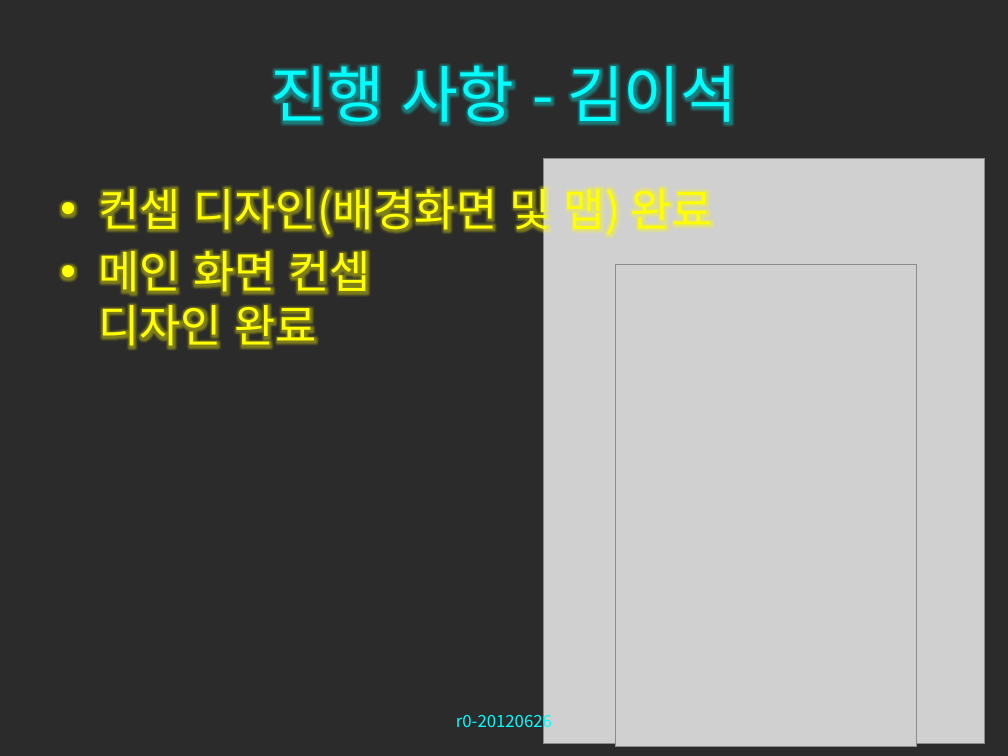
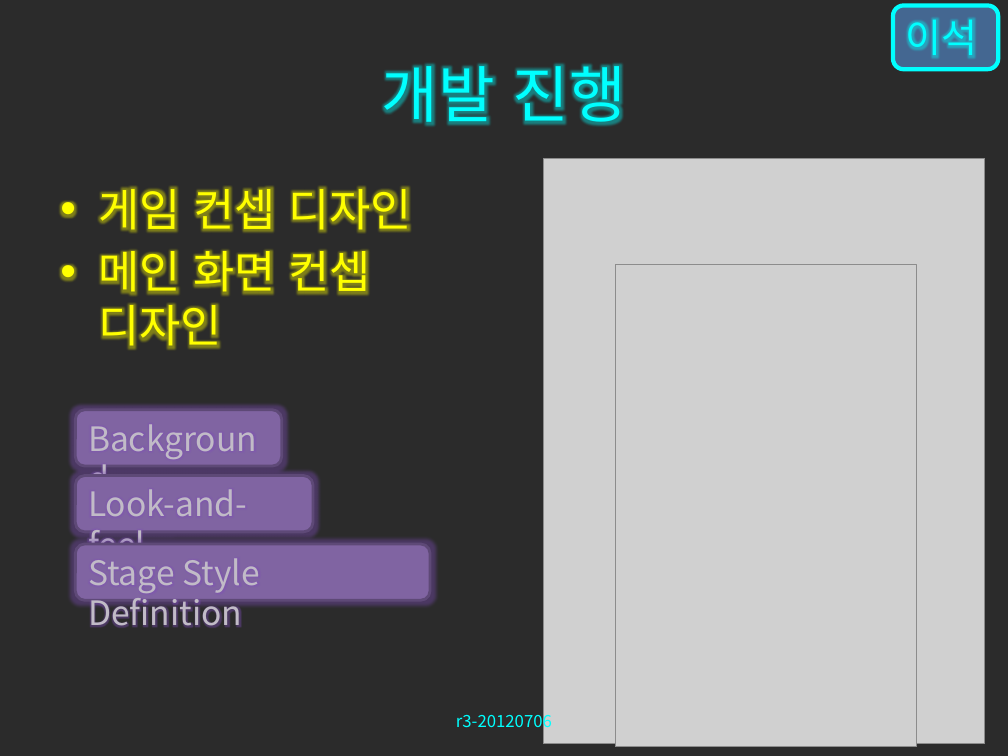
Before and after one commit to zwycid/dimension-drive-downside, a slide deck: slide 12 of presentation/중간발표.pptx. Drawn at 1008x756 pixels with LibreOffice and Linux fonts; fonts in the diff are those of the drawing; grey boxes stand for pictures; background and template pictures are left out; a plain dark background stands for a picture behind light text. Boxes give left, top, right and bottom in pixels: in the first picture for what was removed or moved away, otherwise in the second. Text is boxed around its words. In the diff, an @@ line names an element or a change of style, - is before the commit and + after.

```diff
--- a/presentation/중간발표.pptx
+++ b/presentation/중간발표.pptx
@@ rounded rectangle added at (x1=893, y1=5, x2=998, y2=69), fill #4F81BD at 70% opacity, outline #00FFFF 3 pt, 28 pt, text #00FFFF @@
+이석
@@ title at (x1=382, y1=65, x2=626, y2=125): text changed @@
-진행 사항 - 김이석
+개발 진행
@@ text at (x1=98, y1=180, x2=412, y2=349): text changed @@
-• 컨셉 디자인(배경화면 및 맵) 완료
-• 메인 화면 컨셉
-  디자인 완료
+• 게임 컨셉 디자인
+• 메인 화면 컨셉
+  디자인
@@ rounded rectangle added at (x1=76, y1=409, x2=282, y2=466), fill #8064A2, outline #5F4A78 2 pt, 24 pt, text gradient #88848D to #C1BCC8 to #E6DFED @@
+Background
@@ rounded rectangle added at (x1=76, y1=476, x2=313, y2=532), fill #8064A2, outline #5F4A78 2 pt, 24 pt, text gradient #88848D to #C1BCC8 to #E6DFED @@
+Look-and-feel
@@ rounded rectangle added at (x1=76, y1=544, x2=430, y2=601), fill #8064A2, outline #5F4A78 2 pt, 24 pt, text gradient #88848D to #C1BCC8 to #E6DFED @@
+Stage Style Definition
@@ text at (x1=456, y1=710, x2=552, y2=732): text changed @@
-r0-20120626
+r3-20120706
```
Also in this commit, not shown: 24 other slides changed, 1 slide added, 2 other files.
